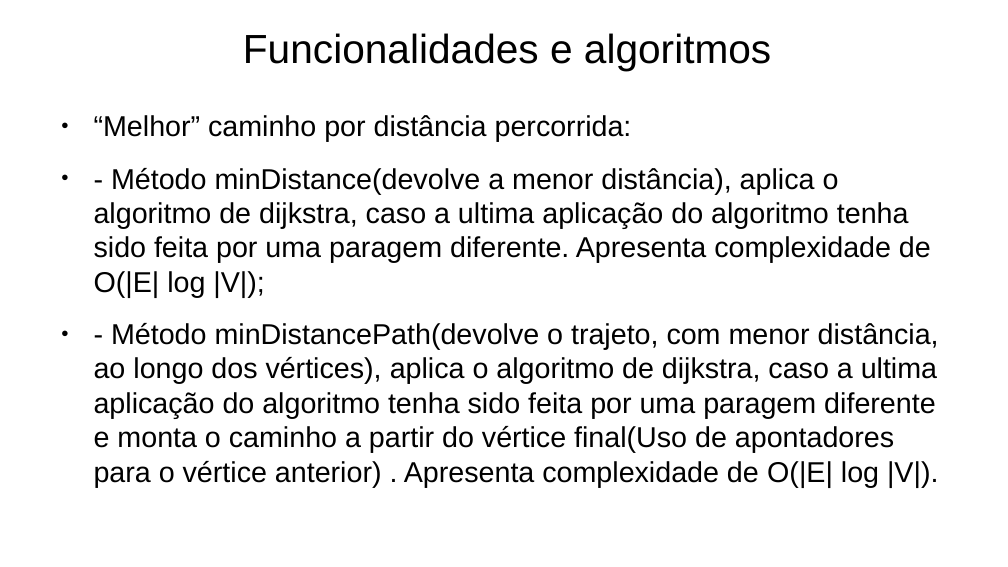
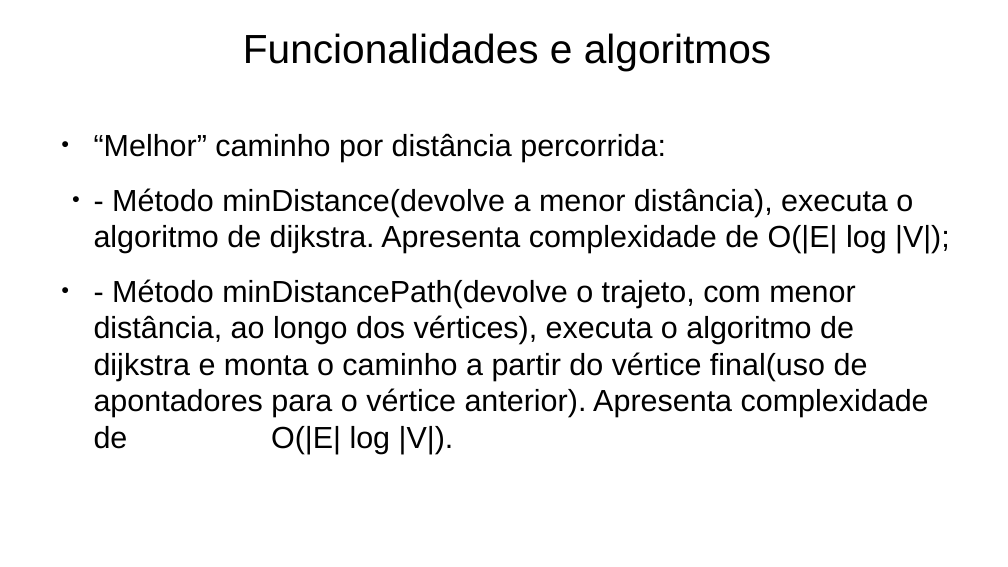
Before and after one commit to Naapperas/feup-aed-proj2, a slide deck: slide 7 of Apresentação.pptx. Drawn at 1008x567 pixels with LibreOffice and Linux fonts; fonts in the diff are those of the drawing. Boxes give left, top, right and bottom in pixels: in the first picture for what was removed or moved away, otherwise in the second. Text is boxed around its words. In the diff, an @@ line names an element or a change of style, - is before the commit and + after.

```diff
--- a/Apresentação.pptx
+++ b/Apresentação.pptx
@@ text "“Melhor” caminho por distância percorrida:" moved from (x1=94, y1=115, x2=939, y2=487) to (x1=94, y1=133, x2=950, y2=454) @@
@@ text at (x1=94, y1=133, x2=666, y2=162): size 22.6 to 24 pt in "“Melhor” caminho por distância percorrida:" @@
@@ text at (x1=94, y1=188, x2=950, y2=454): text changed; size 22.6 to 24 pt @@
-● - Método minDistance(devolve a menor distância), aplica o algoritmo de dijkstra, caso a ultima aplicação do algoritmo tenha sido feita por uma paragem diferente. Apresenta complexidade de O(|E| log |V|);
-● - Método minDistancePath(devolve o trajeto, com menor distância, ao longo dos vértices), aplica o algoritmo de dijkstra, caso a ultima aplicação do algoritmo tenha sido feita por uma paragem diferente e monta o caminho a partir do vértice final(Uso de apontadores para o vértice anterior) . Apresenta complexidade de O(|E| log |V|).
+  ● - Método minDistance(devolve a menor distância), executa o algoritmo de dijkstra. Apresenta complexidade de O(|E| log |V|);
+● - Método minDistancePath(devolve o trajeto, com menor distância, ao longo dos vértices), executa o algoritmo de dijkstra e monta o caminho a partir do vértice final(uso de apontadores para o vértice anterior). Apresenta complexidade de O(|E| log |V|).
```
Also in this commit, not shown: 4 other slides changed, 3 slides added, 1 slide removed.
